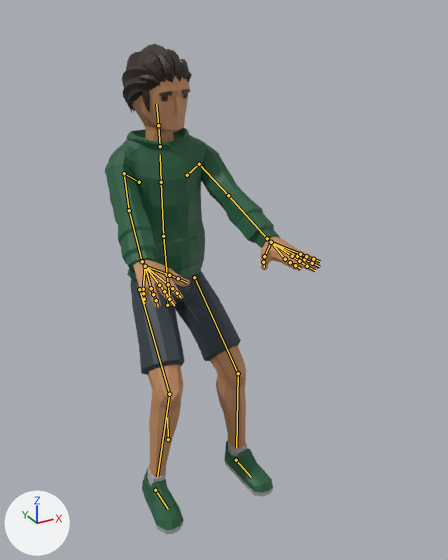
What one commit did to the glTF model js/models/avatars/club-crowd-m3.glb.
Both versions are drawn from a 50 mm lens placed at (-0.904, -2.249, 1.833), pointed at (0.09, -0.441, 0.929). Every picture has the same lights, and +X, +Y and +Z are marked at lower left. The first picture is the older version. Both versions are drawn at frame 197 of the action 'Seated_Loop'; the numbers are the values there. The bones that change, and the others that lie on the model, are drawn over the model as lines.

The first picture shows 'Casual_Body'.
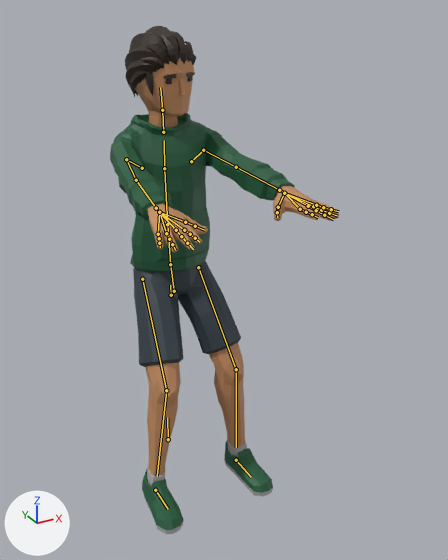
What differs and where, as boxes (x1, y1, x2, y2) in the pictures (448 x 560 px):
'Casual_Body', posed
    before: (105, 44, 321, 535)
    after: (110, 26, 339, 535)
bone 'Body', root to tip
    before: (167, 305) to (167, 295)
    after: (171, 295) to (170, 285)
bone 'UpperArm.L', root to tip
    before: (199, 164) to (228, 195)
    after: (203, 150) to (236, 167)
bone 'LowerArm.L', root to tip
    before: (228, 195) to (267, 238)
    after: (236, 167) to (279, 190)
bone 'Wrist.L', root to tip
    before: (267, 238) to (271, 242)
    after: (279, 190) to (284, 193)
bone 'UpperArm.R', root to tip
    before: (124, 173) to (129, 210)
    after: (126, 159) to (136, 180)
bone 'LowerArm.R', root to tip
    before: (129, 210) to (142, 261)
    after: (136, 180) to (156, 208)
bone 'Wrist.R', root to tip
    before: (142, 261) to (145, 266)
    after: (156, 208) to (159, 212)
bone 'UpperLeg.L', root to tip
    before: (194, 277) to (238, 373)
    after: (198, 267) to (236, 369)
bone 'LowerLeg.L', root to tip
    before: (238, 373) to (236, 448)
    after: (236, 369) to (236, 447)
bone 'UpperLeg.R', root to tip
    before: (139, 289) to (169, 394)
    after: (142, 279) to (166, 390)
bone 'LowerLeg.R', root to tip
    before: (169, 394) to (157, 476)
    after: (166, 390) to (157, 476)

The edits, one by one:
Bone 'Body' (bone_body) moves from (0.0, -0.15, 0.1) to (0.0, -0.09, 0.14).
Bone 'UpperArm.L' (bone_upperarm_l) turns from (-34, -20, -60) to (-10, -8, -77) degrees about its own x, y and z.
Bone 'LowerArm.L' (bone_lowerarm_l) turns from (0, 6, 3) to (2, 3, 4) degrees about its own x, y and z.
Bone 'Wrist.L' (bone_wrist_l) turns from (15, 19, -18) to (-2, 0, -12) degrees about its own x, y and z.
Bone 'UpperArm.R' (bone_upperarm_r) turns from (-32, 19, 62) to (-9, 6, 78) degrees about its own x, y and z.
Bone 'LowerArm.R' (bone_lowerarm_r) turns from (0, -6, -3) to (2, -3, -4) degrees about its own x, y and z.
Bone 'Wrist.R' (bone_wrist_r) turns from (11, -15, 18) to (-6, 4, 11) degrees about its own x, y and z.
Bone 'UpperLeg.L' (bone_upperleg_l) turns from (-3, 1, 38) to (-4, 1, 26) degrees about its own x, y and z.
Bone 'LowerLeg.L' (bone_lowerleg_l) turns from (49, 3, 0) to (35, 2, 0) degrees about its own x, y and z.
Bone 'UpperLeg.R' (bone_upperleg_r) turns from (-4, -1, -37) to (-4, -1, -26) degrees about its own x, y and z.
Bone 'LowerLeg.R' (bone_lowerleg_r) turns from (49, -3, 0) to (35, -2, 0) degrees about its own x, y and z.
